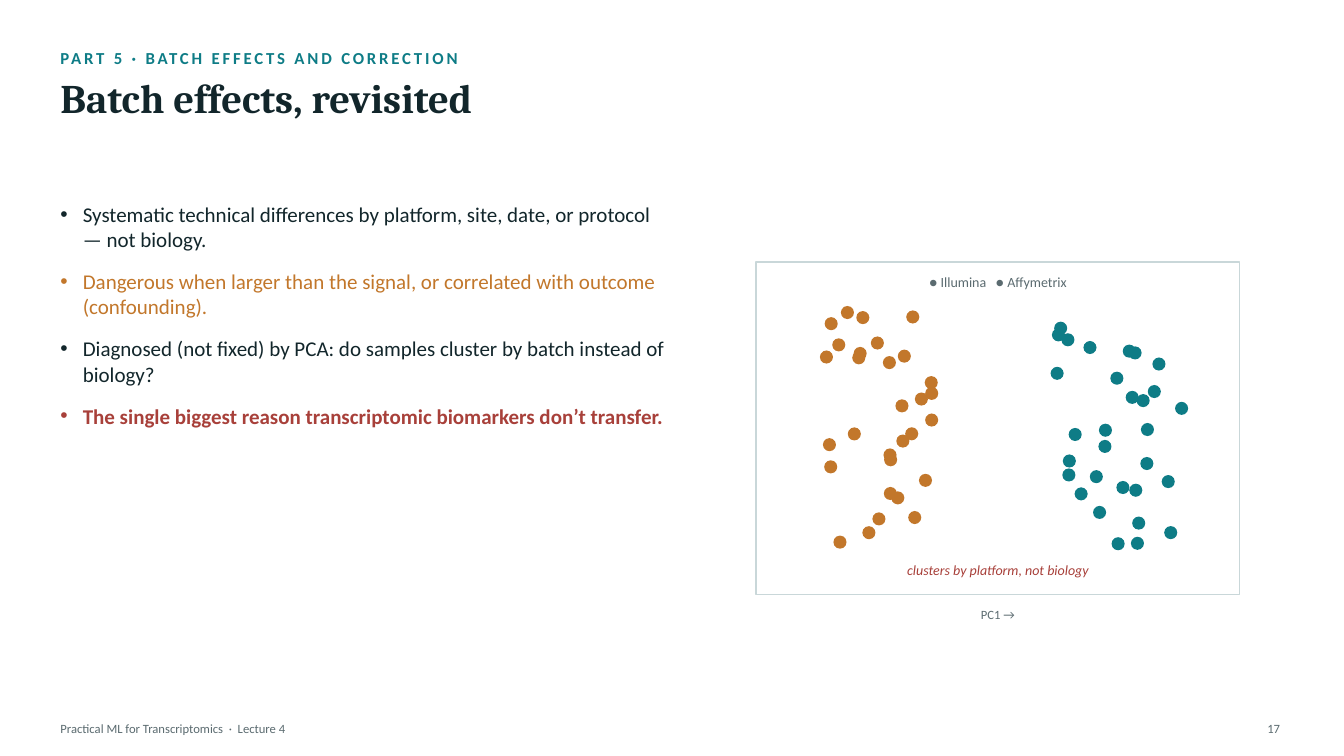
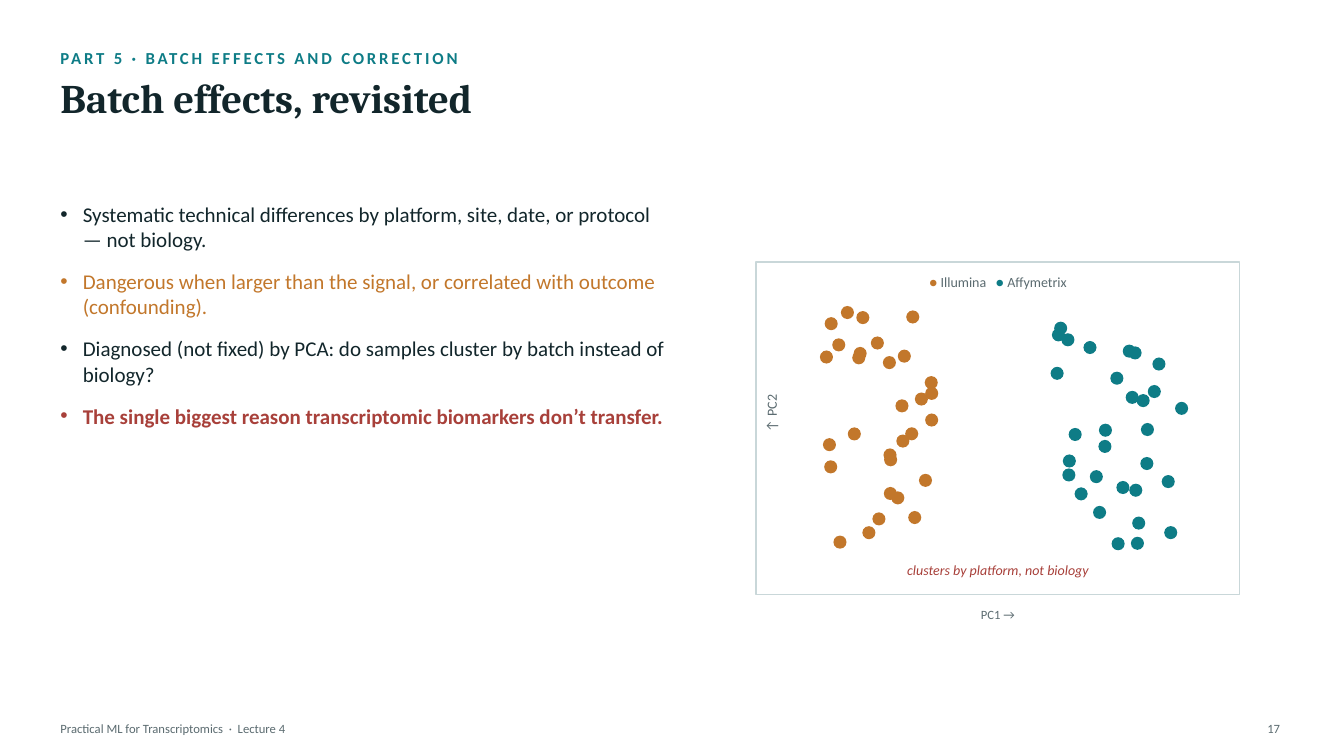
Before and after one commit to zhanyinx/ml26, a slide deck: slide 17 of lessons/lesson04_model_validation/theory/slides/Lecture4 - Model Improvement, Validation, and Interpretation.pptx. Drawn at 1344x756 pixels with LibreOffice and Linux fonts; fonts in the diff are those of the drawing. Boxes give left, top, right and bottom in pixels: in the first picture for what was removed or moved away, otherwise in the second. Text is boxed around its words. In the diff, an @@ line names an element or a change of style, - is before the commit and + after.

```diff
--- a/lessons/lesson04_model_validation/theory/slides/Lecture4 - Model Improvement, Validation, and Interpretation.pptx
+++ b/lessons/lesson04_model_validation/theory/slides/Lecture4 - Model Improvement, Validation, and Interpretation.pptx
@@ text "● Illumina ● Affymetrix" at <box>941,277,1066,289</box>: text colour #5B6B70 to #C2772B, text colour #5B6B70 to #0E7C86 in "●" @@
@@ text added at <box>763,397,780,415</box>, 10 pt, text #5B6B70 @@
+↑ PC2
```
Also in this commit, not shown: 11 other slides changed, 1 other file.
